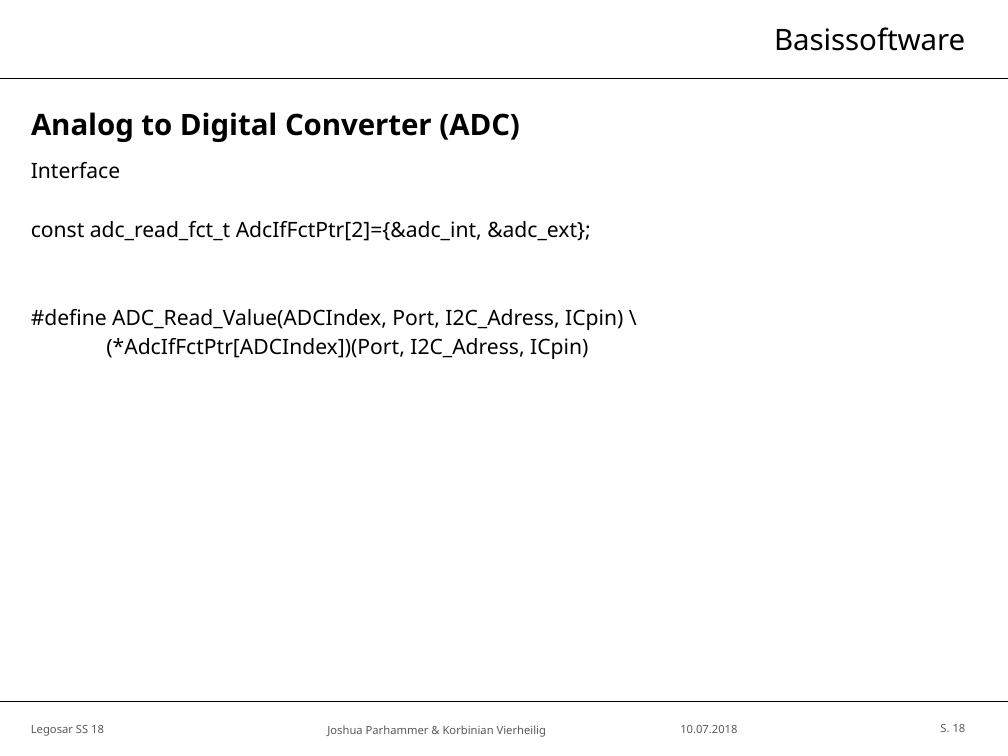
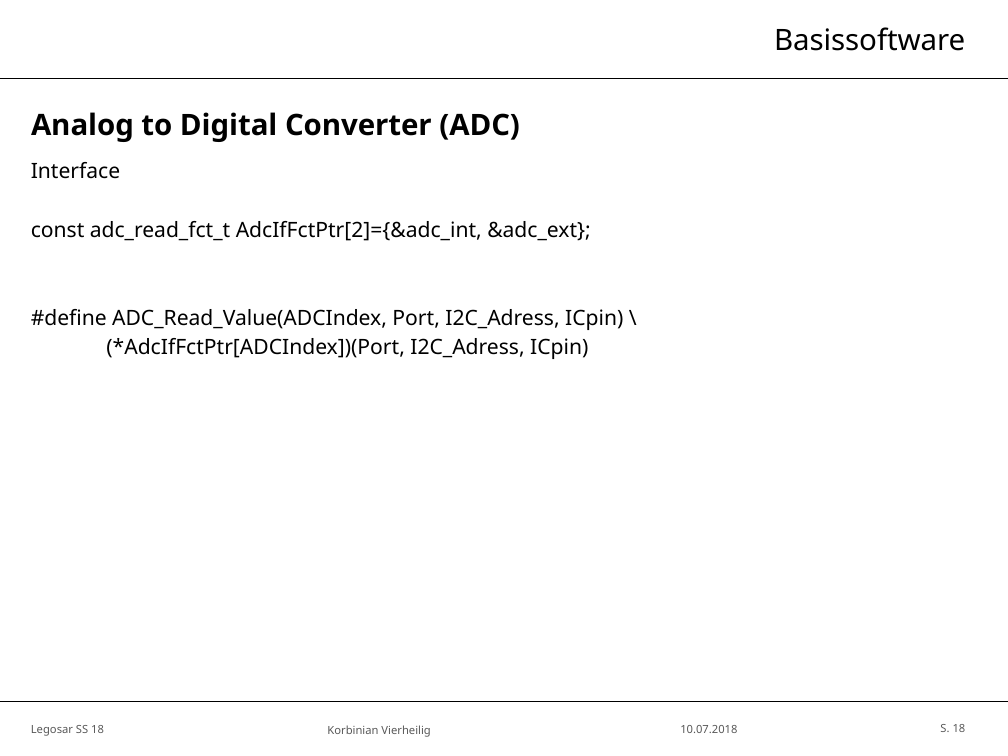
Before and after one commit to SimH1993/OTHR_AUTOSARSS18, a slide deck: slide 18 of Präsentation/Legosar_Master.pptx. Drawn at 1008x756 pixels with LibreOffice and Linux fonts; fonts in the diff are those of the drawing; background and template pictures are left out. Boxes give left, top, right and bottom in pixels: in the first picture for what was removed or moved away, otherwise in the second. Text is boxed around its words. In the diff, an @@ line names an element or a change of style, - is before the commit and + after.

```diff
--- a/Präsentation/Legosar_Master.pptx
+++ b/Präsentation/Legosar_Master.pptx
@@ text at [327,725,430,737]: text changed @@
-Joshua Parhammer & Korbinian Vierheilig
+Korbinian Vierheilig
```
Also in this commit, not shown: 7 other slides changed.
